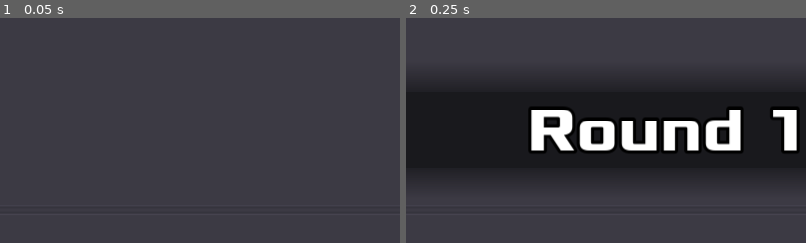
Above: before the commit, frames 1-2 (left to right).
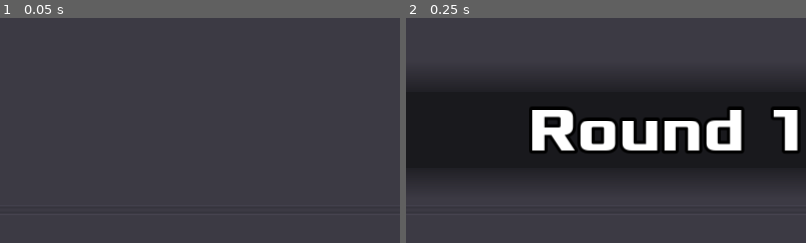
Above: after the commit, the same moments.

Repository: zacryol/spindle-of-serendipity
Game: Godot game, scene res://game/GamePanel.tscn
Two runs of this game, one before a commit and one after it. Both use one fixed random seed, a clock stepped at 60 frames per second and the inputs below. This scene is started directly instead of the project's main scene.
Inputs:
- Up to frame 1 (0.05 s): no input
- Up to frame 2 (0.25 s): no input
The pictures show only the part of the screen within x 17-67%, y 25-75%; the shares and areas given below are measured in that part.

Frame 1 is identical in both runs. In frame 2, 1.3% of the frame differs, in the area x 31-98%, y 40-60%.
Error in both runs: Division By Zero in operator '%'. (res://system/singletons/EntryManager.gd:71)

Commit message:
Round sign waits some time before leaving

Diff:
--- a/godot/game/GamePanel.tscn
+++ b/godot/game/GamePanel.tscn
@@ -182,7 +182,8 @@
 [node name="Main" type="Control" parent="RoundSign"]
 anchor_right = 1.0
 anchor_bottom = 1.0
-margin_right = -0.000244141
+margin_left = 1280.0
+margin_right = 1280.0
 __meta__ = {
 "_edit_use_anchors_": false
 }
@@ -214,6 +215,9 @@
 [node name="AnimationPlayer" type="AnimationPlayer" parent="RoundSign"]
 anims/In = SubResource( 3 )
 anims/Out = SubResource( 4 )
+
+[node name="Timer" type="Timer" parent="RoundSign"]
+one_shot = true
 [connection signal="pressed" from="GP/VB/Top/HB/NewG" to="." method="_on_NewG_pressed"]
 [connection signal="pressed" from="GP/VB/Top/HB/Quit" to="." method="_on_Quit_pressed"]
 [connection signal="game_log" from="GP/VB/Game/HSplit/EDKB/EntryDisplay" to="." method="_log"]
--- a/godot/game/RoundSign.gd
+++ b/godot/game/RoundSign.gd
@@ -15,8 +15,13 @@
 		show += suffix % str(GlobalVars.rounds)
 	label.text = show
 	$AnimationPlayer.play("In")
+	$Timer.start()
 
 
 func _on_EntryDisplay_text_ready():
-	$AnimationPlayer.play("Out")
+	if not $Timer.time_left:
+		$AnimationPlayer.play("Out")
+	else:
+		yield($Timer, "timeout")
+		$AnimationPlayer.play("Out")
 	pass # Replace with function body.
